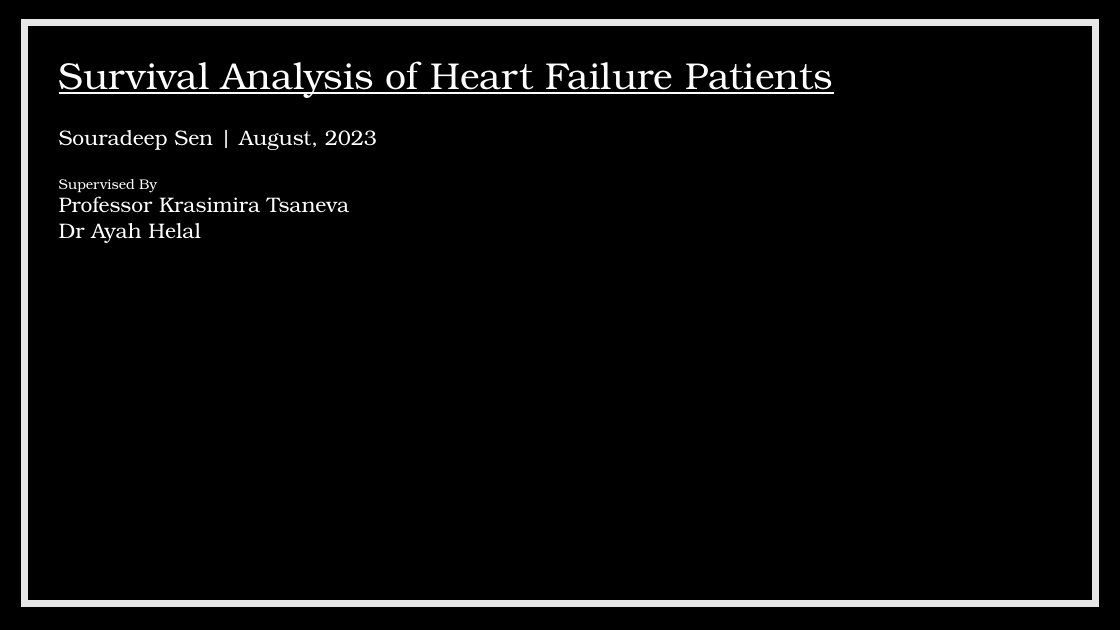
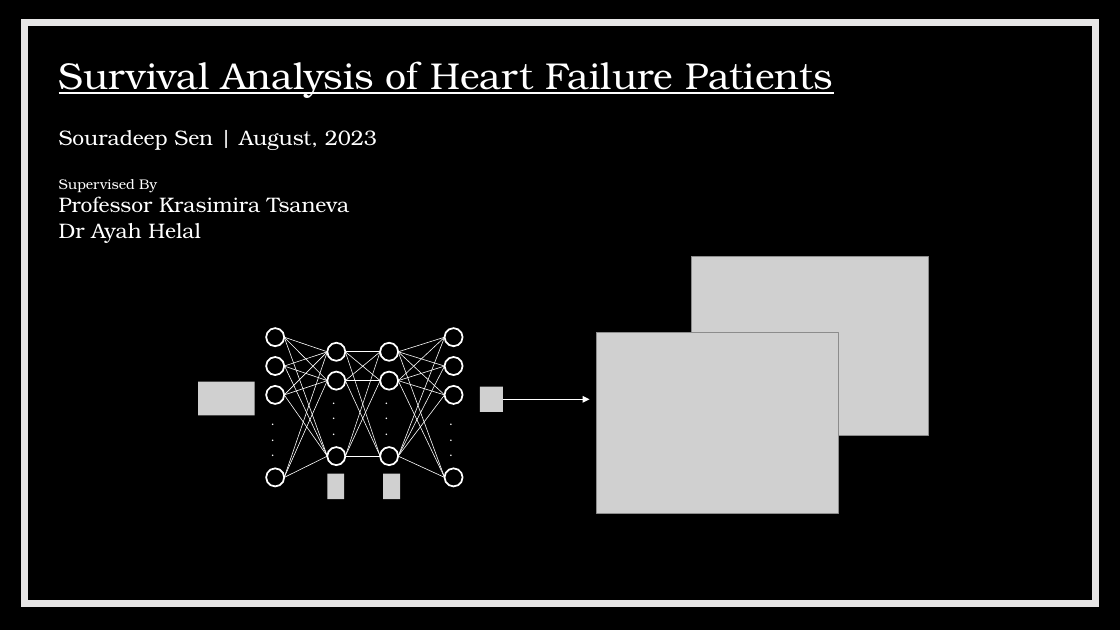
Before and after one commit to sourasen1011/UoE_Research_Project_2023, a slide deck: slide 1 of presentations/powerpoint_presentation/my_presentation.pptx. Drawn at 1120x630 pixels with LibreOffice and Linux fonts; fonts in the diff are those of the drawing; grey boxes stand for pictures; background and template pictures are left out. Boxes give left, top, right and bottom in pixels: in the first picture for what was removed or moved away, otherwise in the second. Text is boxed around its words. In the diff, an @@ line names an element or a change of style, - is before the commit and + after.

```diff
--- a/presentations/powerpoint_presentation/my_presentation.pptx
+++ b/presentations/powerpoint_presentation/my_presentation.pptx
@@ picture added at (x1=691, y1=257, x2=928, y2=436) @@
@@ picture added at (x1=597, y1=333, x2=839, y2=514) @@
@@ group added at (x1=198, y1=329, x2=502, y2=499): 33 lines, 14 ellipses, 4 texts, 4 pictures @@
+...
+...
+...
+...
@@ arrow added from (503, 399) to (590, 399), #FFFFFF 0.5 pt @@
```
Also in this commit, not shown: 1 other file.
